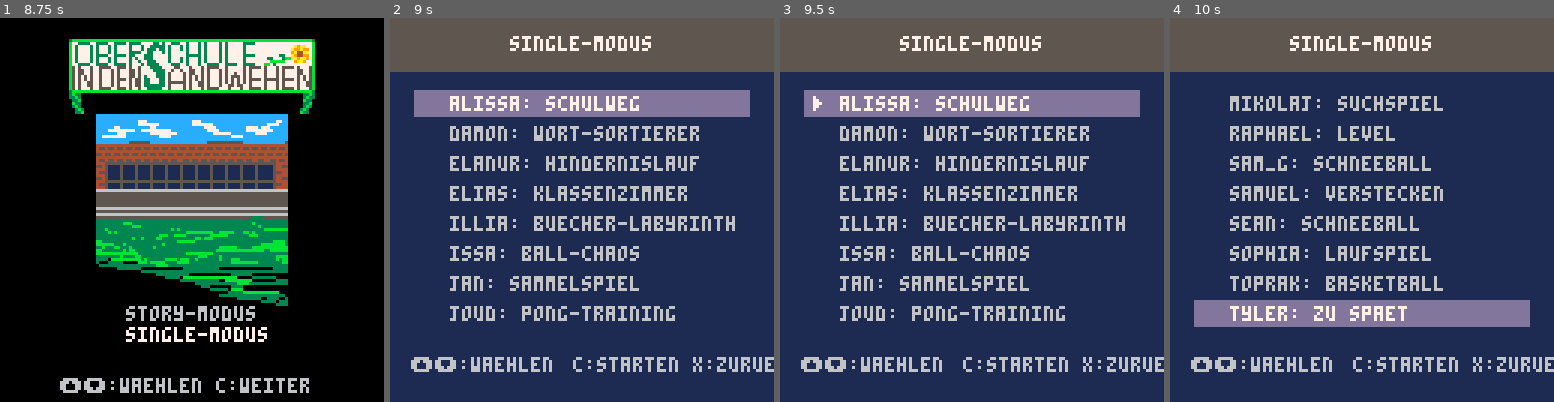
Above: before the commit, frames 1-4 (left to right).
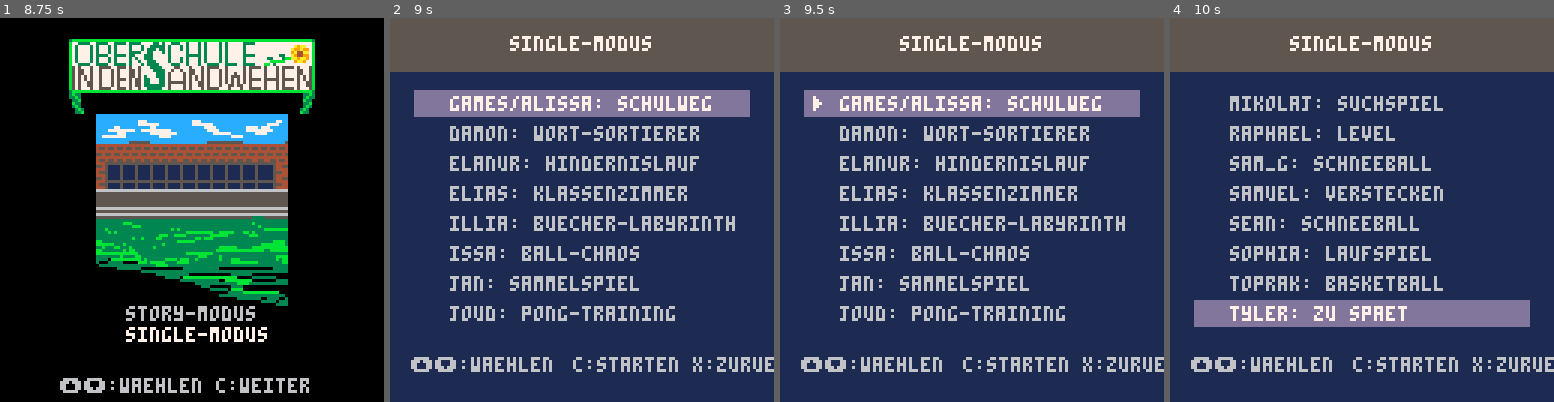
Above: after the commit, the same moments.

Repository: fpiesik/sursa_25-26
Game: PICO-8 cartridge sursa.p8
Two runs of this game, one before a commit and one after it. Both use one fixed random seed, a clock stepped at 60 frames per second and the inputs below.
Inputs:
- Up to frame 1 (8.75 s): tap X (X key) at 0.33, 1.07, 1.85, 2.97, 4.08, 5.2, 6.32, 7.43, 8.55 s; tap O (Z key) at 0.7, 1.7, 2.1, 2.5, 2.9, 3.3, 3.7, 4.1, 4.5, 4.9, 5.3, 5.7, 6.1, 6.5, 6.9, 7.3, 7.7, 8.1, 8.5 s; hold Up 2.15-2.42 s; hold Down 3.63-3.97 s; hold Up 4.73-5.03 s; hold Down 5.73-6.03 s; hold Up 7.18-7.45 s; hold Down from 8.67 s (still down)
- Up to frame 2 (9 s): keep holding Down; tap O (Z key) at 8.9 s
- Up to frame 3 (9.5 s): release Down at 9 s; tap O (Z key) at 9.3 s
- Up to frame 4 (10 s): tap X (X key) at 9.67 s; tap O (Z key) at 9.7 s; hold Up from 9.77 s (still down)

Frame 1 is identical in both runs. In frame 2, 1.0% of the frame differs, in the area x 15-84%, y 20-25%; in frame 3, 1.0%; in frame 4, nothing differs.

Commit message:
...

Diff:
--- a/surviving_sandwehen.p8
+++ b/sursa.p8
@@ -11,7 +11,7 @@
 
 levels={
  --{"sam_h",   "mensa escape"},
- {"alissa",  "schulweg"},
+ {"games/alissa",  "schulweg"},
  {"damon",   "wort-sortierer"},
  {"elanur",  "hindernislauf"},
  {"elias",   "klassenzimmer"},
Renamed: alissa.p8 -> games/alissa.p8
Renamed: damon.p8 -> games/damon.p8
Renamed: elanur.p8 -> games/elanur.p8
Renamed: elias.p8 -> games/elias.p8
Renamed: emirhan.p8 -> games/emirhan.p8
Renamed: illia.p8 -> games/illia.p8
Renamed: issa.p8 -> games/issa.p8
Renamed: ivan.p8 -> games/ivan.p8
Renamed: jan.p8 -> games/jan.p8
Renamed: joud.p8 -> games/joud.p8
Renamed: lian.p8 -> games/lian.p8
Renamed: mikolaj.p8 -> games/mikolaj.p8
(and 10 more such lines)
